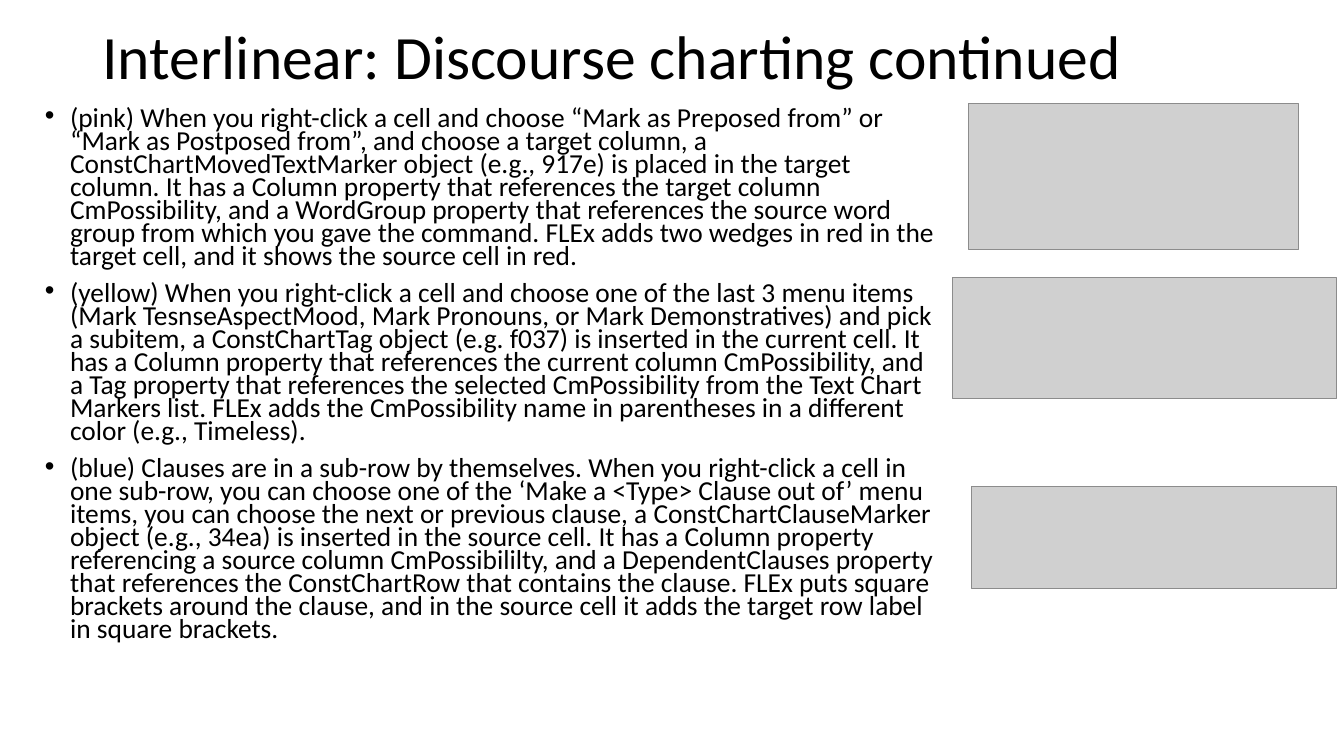
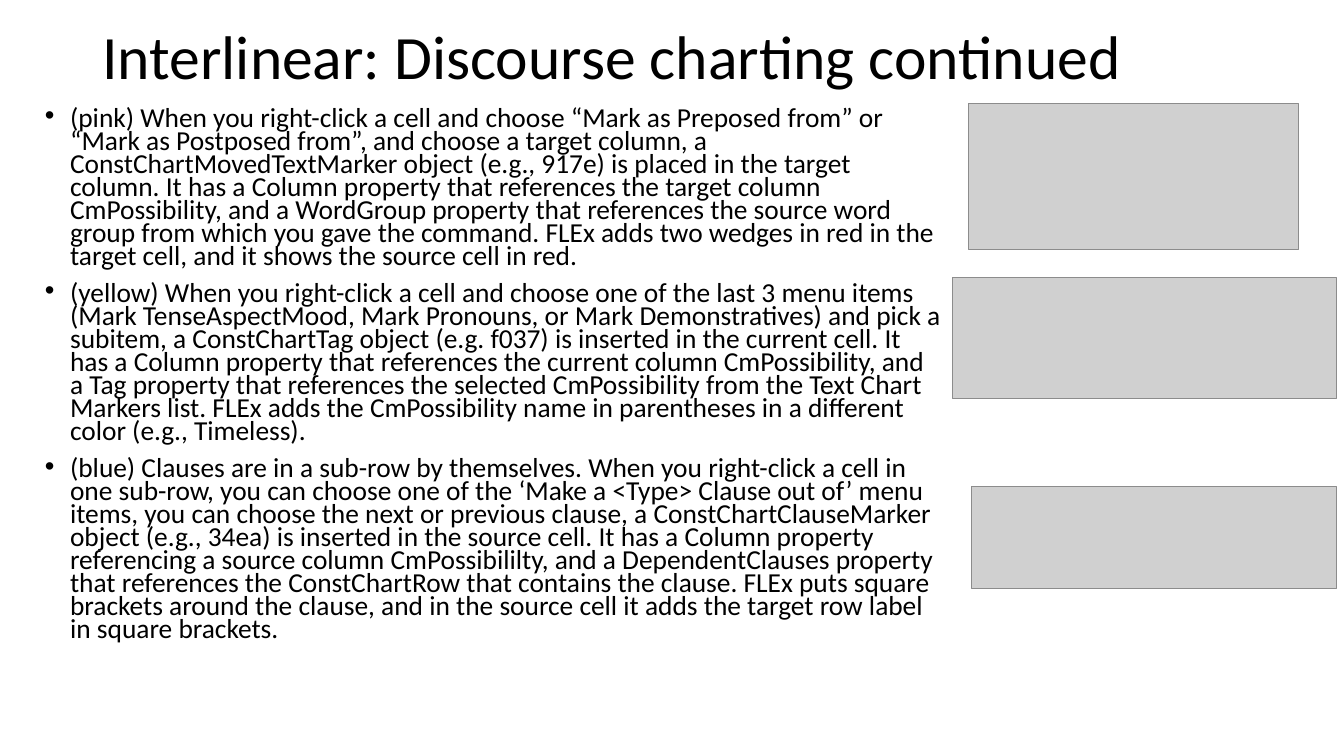
Before and after one commit to sillsdev/FwDocumentation, a slide deck: slide 38 of HelpResourcesSources/TechnicalNotes/FLEx 9.1 Conceptual Model - Grammar and interlinear model.pptx. Drawn at 1344x756 pixels with LibreOffice and Linux fonts; fonts in the diff are those of the drawing; grey boxes stand for pictures. Boxes give left, top, right and bottom in pixels: in the first picture for what was removed or moved away, otherwise in the second. Text is boxed around its words. In the diff, an @@ line names an element or a change of style, - is before the commit and + after.

```diff
--- a/HelpResourcesSources/TechnicalNotes/FLEx 9.1 Conceptual Model - Grammar and interlinear model.pptx
+++ b/HelpResourcesSources/TechnicalNotes/FLEx 9.1 Conceptual Model - Grammar and interlinear model.pptx
@@ text at (x1=70, y1=282, x2=940, y2=445): text changed @@
-• (yellow) When you right-click a cell and choose one of the last 3 menu items (Mark TesnseAspectMood, Mark Pronouns, or Mark Demonstratives) and pick a subitem, a ConstChartTag object (e.g. f037) is inserted in the current cell. It has a Column property that references the current column CmPossibility, and a Tag property that references the selected CmPossibility from the Text Chart Markers list. FLEx adds the CmPossibility name in parentheses in a different color (e.g., Timeless).
+• (yellow) When you right-click a cell and choose one of the last 3 menu items (Mark TenseAspectMood, Mark Pronouns, or Mark Demonstratives) and pick a subitem, a ConstChartTag object (e.g. f037) is inserted in the current cell. It has a Column property that references the current column CmPossibility, and a Tag property that references the selected CmPossibility from the Text Chart Markers list. FLEx adds the CmPossibility name in parentheses in a different color (e.g., Timeless).
```
Also in this commit, not shown: 3 other slides changed, 2 other files.
